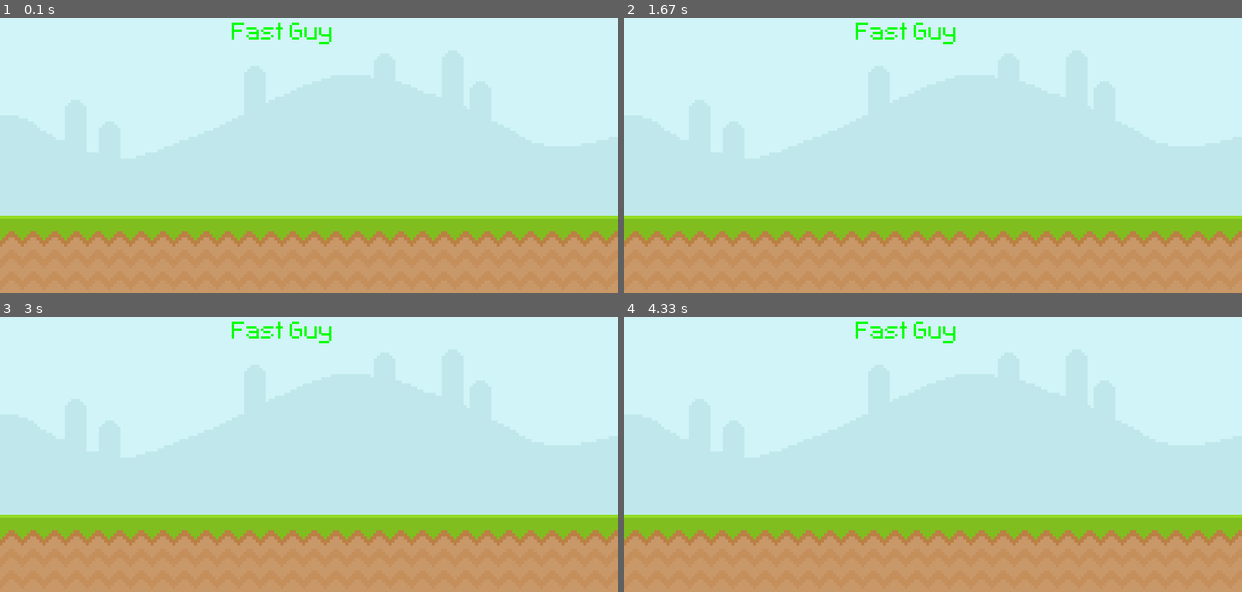
Above: before the commit, frames 1-4 (two rows, left to right).
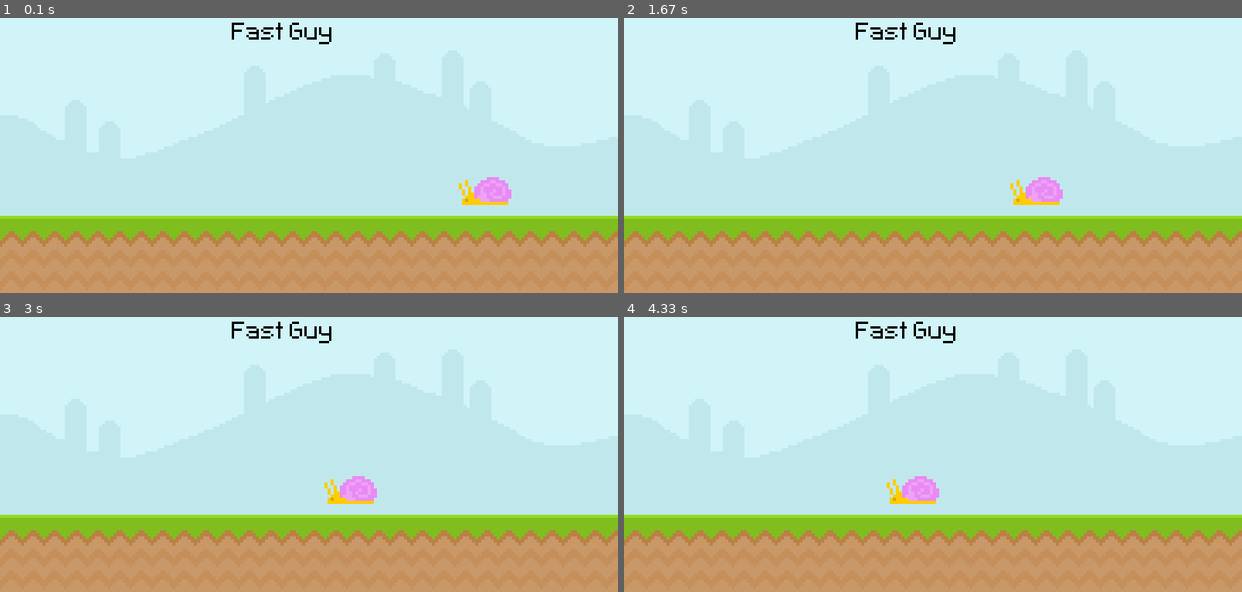
Above: after the commit, the same moments.

Repository: laraanastasia/friendly-orbit
Game: pygame game, started from game.py
Two runs of this game, one before a commit and one after it. Both use one fixed random seed, a clock stepped at 60 frames per second and the inputs below.
Inputs:
- Up to frame 1 (0.1 s): no input
- Up to frame 2 (1.67 s): no input
- Up to frame 3 (3 s): no input
- Up to frame 4 (4.33 s): no input

The runs differ from the first frame. In frame 1, 0.9% of the frame differs, in the area x 37-83%, y 1-68%; in frame 2, 0.9%; in frame 3, 0.9%; in frame 4, 0.9%.

Commit message:
enemy now moves

Diff:
--- a/game.py
+++ b/game.py
@@ -13,8 +13,10 @@
 sky_surface = pygame.image.load('graphics/Sky.png')
 ground_surface = pygame.image.load('graphics/ground.png')
 #text you want to display ; smothe edges ; color
-text_surface = font.render('Fast Guy',False,'Green')
-
+text_surface = font.render('Fast Guy',False,'Black')
+enemy1_surface = pygame.image.load('graphics/enemy1/snail1.png')
+#variable for position of enemy one to be able to animate movement
+enemy1_var_pos =600
 #run code invinitively to make gaming possible
 while True:
     # never run code without this-you wont be able to close it on its own
@@ -27,6 +29,8 @@
     screen.blit(sky_surface,(0,0))
     screen.blit(ground_surface,(0,300))
     screen.blit(text_surface,(300,50))
+    enemy1_var_pos -= 1
+    screen.blit(enemy1_surface,(enemy1_var_pos,250))
     pygame.display.update()
     #use clock.tick to set frame rate to make sure game runs consistant
     clock.tick(60)
